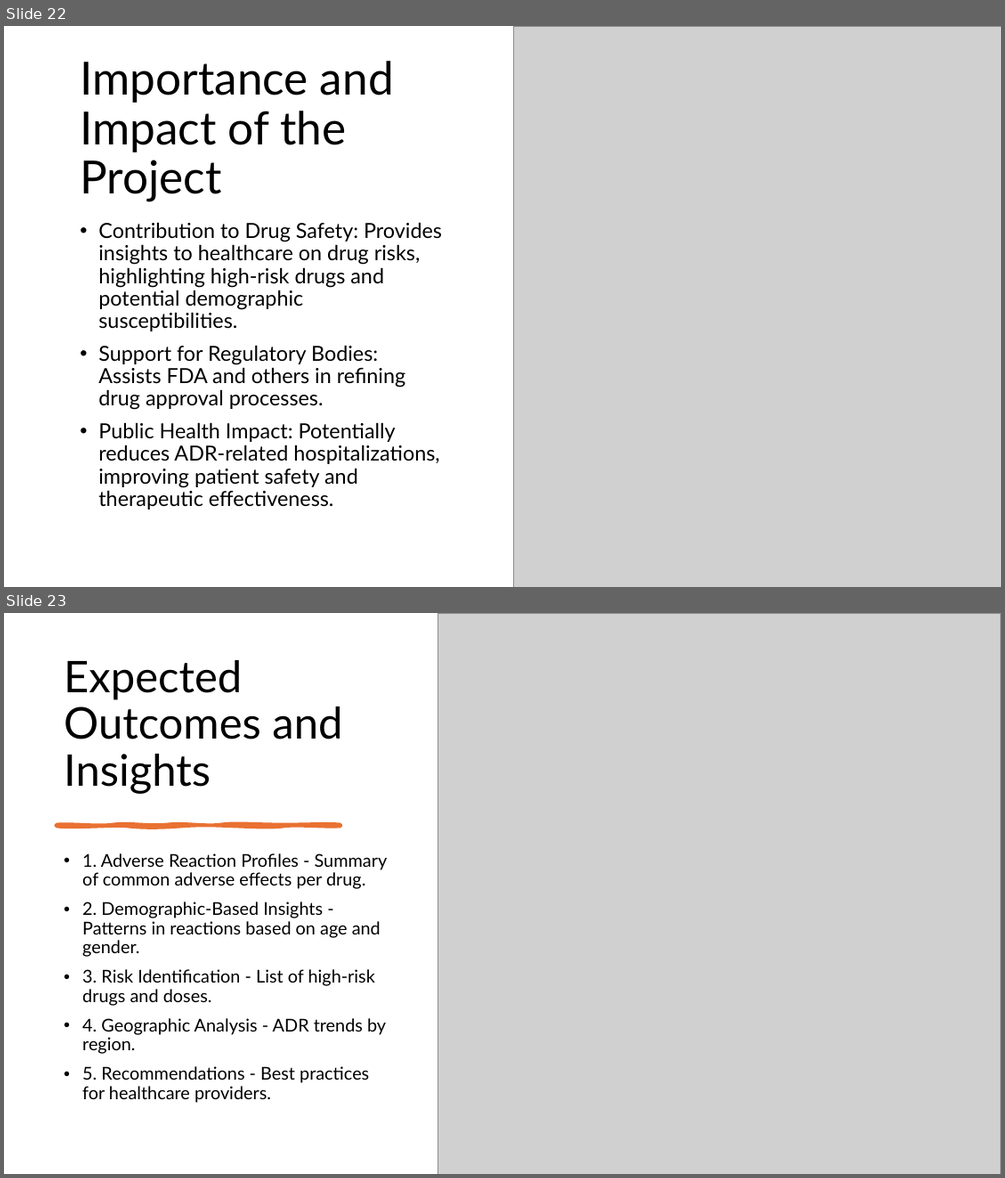
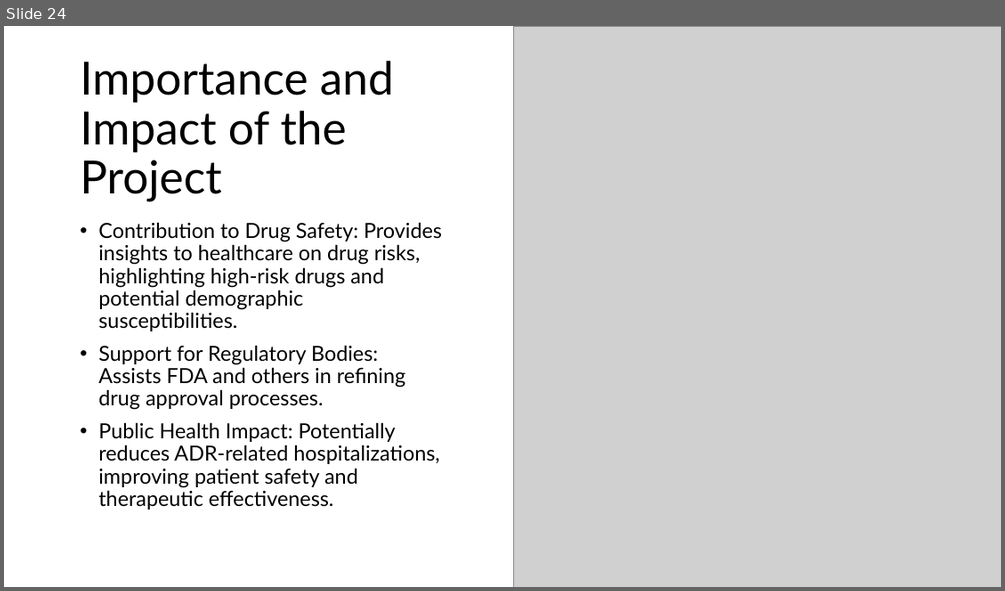
Before and after one commit to akshayparate123/Analysis-of-Adverse-Drug-Effects-Using-Big-Data-and-Cloud-Computing, a slide deck: PPT/Analysis of Adverse Drug Effects Using Big Data.pptx. Shown one above the other, each under a label of ours: slides 22 and 23 before the commit, slide 24 after it. The pictures are 1005x1178 and 1005x591 pixels, drawn with LibreOffice and Linux fonts; fonts in the diff are those of the drawing; grey boxes stand for pictures. Boxes give left, top, right and bottom in pixels: in the first picture for what was removed or moved away, otherwise in the second. Text is boxed around its words. In the diff, an @@ line names an element or a change of style, - is before the commit and + after.

```diff
--- a/PPT/Analysis of Adverse Drug Effects Using Big Data.pptx
+++ b/PPT/Analysis of Adverse Drug Effects Using Big Data.pptx
@@ slide 23 removed at <box>4,613,1001,1174</box>, background #FFFFFF @@
@@ picture removed at <box>438,613,1001,1174</box> @@
@@ title removed at <box>64,660,342,794</box> @@
-Expected Outcomes and Insights
@@ freeform shape removed at <box>57,825,340,826</box> @@
@@ text removed at <box>82,853,388,1103</box> @@
-• 1. Adverse Reaction Profiles - Summary of common adverse effects per drug.
-• 2. Demographic-Based Insights - Patterns in reactions based on age and gender.
-• 3. Risk Identification - List of high-risk drugs and doses.
-• 4. Geographic Analysis - ADR trends by region.
-• 5. Recommendations - Best practices for healthcare providers.
@@ what was slide 22 is now slide 24 @@
```
Also in this commit, not shown: 1 slide changed, 2 slides added, 2 other files.
